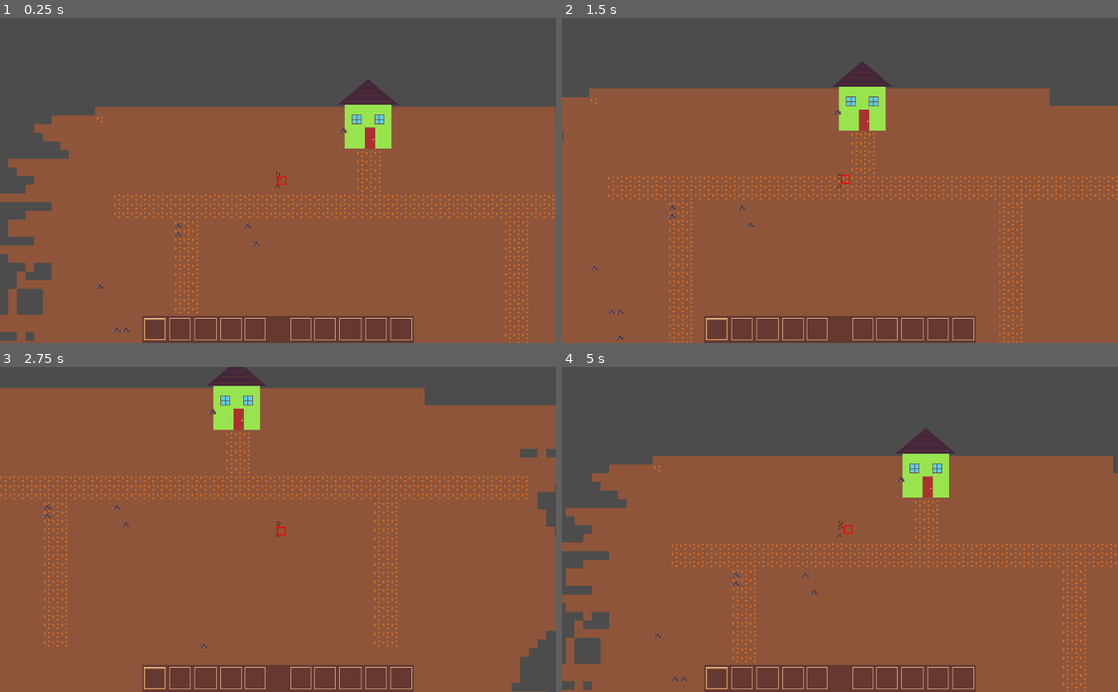
Above: before the commit, frames 1-4 (two rows, left to right).
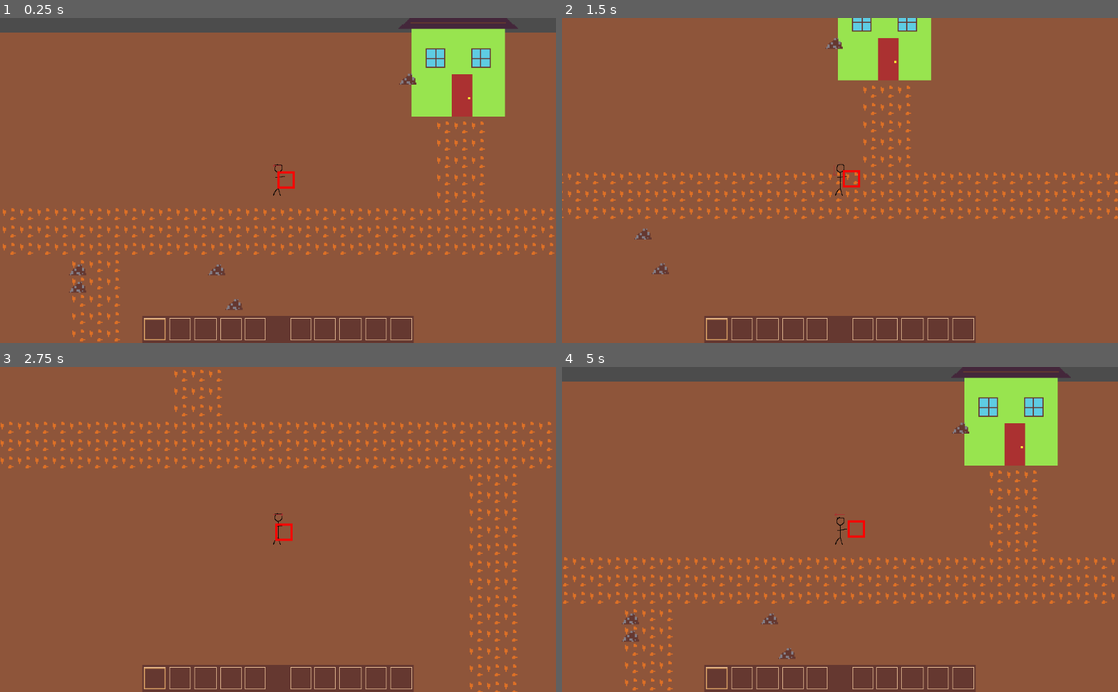
Above: after the commit, the same moments.

Repository: ToxicGLaDOS/cavetown
Game: Godot game, scene res://main.tscn
Same seed, same stepped clock (60 frames per second), same inputs: the game is played once before the commit and once after it.
Inputs:
- Up to frame 1 (0.25 s): no input
- Up to frame 2 (1.5 s): tap Enter at 0.5 s; hold D 0.53-1.28 s; tap Space at 0.77 s; hold S from 1.28 s (still down)
- Up to frame 3 (2.75 s): tap Space at 1.52 s; release S at 2.03 s; hold D from 2.03 s (still down)
- Up to frame 4 (5 s): release D at 2.78 s; hold W 2.78-3.53 s; tap Space at 3.02, 3.77, 4.52 s; hold A from 3.53 s (still down)

The runs differ from the first frame. In frame 1, 34% of the frame differs, in the area x 0-100%, y 0-100%; in frame 2, 28%; in frame 3, 15%; in frame 4, 33%.

Commit message:
Add directional movement animations

Diff:
--- a/player/player.tscn
+++ b/player/player.tscn
@@ -1,25 +1,64 @@
-[gd_scene load_steps=8 format=2]
+[gd_scene load_steps=14 format=2]
 
-[ext_resource path="res://images/player.png" type="Texture" id=1]
+[ext_resource path="res://images/player_directional.png" type="Texture" id=1]
 [ext_resource path="res://player/player_movement.gd" type="Script" id=2]
 [ext_resource path="res://player/player.gd" type="Script" id=3]
 
 [sub_resource type="RectangleShape2D" id=1]
 extents = Vector2( 10, 29.2098 )
 
-[sub_resource type="AtlasTexture" id=2]
+[sub_resource type="AtlasTexture" id=5]
+atlas = ExtResource( 1 )
+region = Rect2( 0, 64, 32, 64 )
+
+[sub_resource type="AtlasTexture" id=6]
+atlas = ExtResource( 1 )
+region = Rect2( 32, 64, 32, 64 )
+
+[sub_resource type="AtlasTexture" id=7]
 atlas = ExtResource( 1 )
 region = Rect2( 0, 0, 32, 64 )
 
-[sub_resource type="AtlasTexture" id=3]
+[sub_resource type="AtlasTexture" id=8]
 atlas = ExtResource( 1 )
 region = Rect2( 32, 0, 32, 64 )
 
+[sub_resource type="AtlasTexture" id=9]
+atlas = ExtResource( 1 )
+region = Rect2( 0, 128, 32, 64 )
+
+[sub_resource type="AtlasTexture" id=10]
+atlas = ExtResource( 1 )
+region = Rect2( 32, 128, 32, 64 )
+
+[sub_resource type="AtlasTexture" id=11]
+atlas = ExtResource( 1 )
+region = Rect2( 0, 192, 32, 64 )
+
+[sub_resource type="AtlasTexture" id=12]
+atlas = ExtResource( 1 )
+region = Rect2( 32, 192, 32, 64 )
+
 [sub_resource type="SpriteFrames" id=4]
 animations = [ {
-"frames": [ SubResource( 2 ), SubResource( 3 ) ],
+"frames": [ SubResource( 5 ), SubResource( 6 ) ],
 "loop": true,
-"name": "default",
+"name": "left",
+"speed": 5.0
+}, {
+"frames": [ SubResource( 7 ), SubResource( 8 ) ],
+"loop": true,
+"name": "right",
+"speed": 5.0
+}, {
+"frames": [ SubResource( 9 ), SubResource( 10 ) ],
+"loop": true,
+"name": "up",
+"speed": 5.0
+}, {
+"frames": [ SubResource( 11 ), SubResource( 12 ) ],
+"loop": true,
+"name": "down",
 "speed": 5.0
 } ]
 
@@ -30,18 +69,21 @@
 [node name="KinematicBody2D" type="KinematicBody2D" parent="."]
 script = ExtResource( 2 )
 speed = 15000.0
+animated_sprite = NodePath("AnimatedSprite")
 
 [node name="CollisionShape2D" type="CollisionShape2D" parent="KinematicBody2D"]
 shape = SubResource( 1 )
 
 [node name="AnimatedSprite" type="AnimatedSprite" parent="KinematicBody2D"]
 frames = SubResource( 4 )
+animation = "left"
 frame = 1
 speed_scale = 0.2
 playing = true
 
 [node name="Camera2D" type="Camera2D" parent="KinematicBody2D"]
 current = true
+zoom = Vector2( 0.5, 0.5 )
 
 [node name="Position2D" type="Position2D" parent="KinematicBody2D"]
 position = Vector2( 20.1298, 0.529739 )
--- a/player/player_movement.gd
+++ b/player/player_movement.gd
@@ -1,6 +1,7 @@
 extends KinematicBody2D
 
 export(float) var speed
+export(NodePath) var animated_sprite
 
 # comment
 # Declare member variables here. Examples:
@@ -10,15 +11,19 @@
 
 # Called when the node enters the scene tree for the first time.
 func _ready():
-	pass # Replace with function body.
+    pass # Replace with function body.
 
 # Called every frame. 'delta' is the elapsed time since the previous frame.
 func _process(delta):
     if Input.is_key_pressed(KEY_W):
         move_and_slide(Vector2(0, -1) * speed * delta)
+        get_node(animated_sprite).animation = "up"
     if Input.is_key_pressed(KEY_A):
         move_and_slide(Vector2(-1, 0) * speed * delta)
+        get_node(animated_sprite).animation = "left"
     if Input.is_key_pressed(KEY_S):
         move_and_slide(Vector2(0, 1) * speed * delta)
+        get_node(animated_sprite).animation = "down"
     if Input.is_key_pressed(KEY_D):
         move_and_slide(Vector2(1, 0) * speed * delta)
+        get_node(animated_sprite).animation = "right"
Binary file removed: images/player.png
Binary file added: images/player_directional.png
Not shown, changed: images/player_directional.png.import
